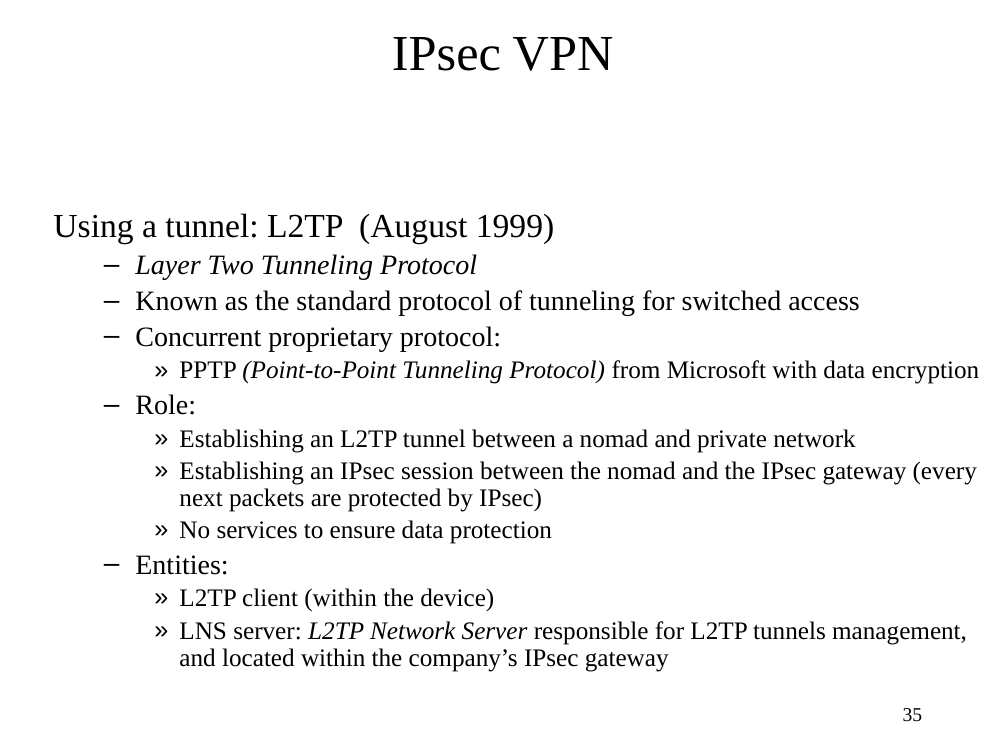
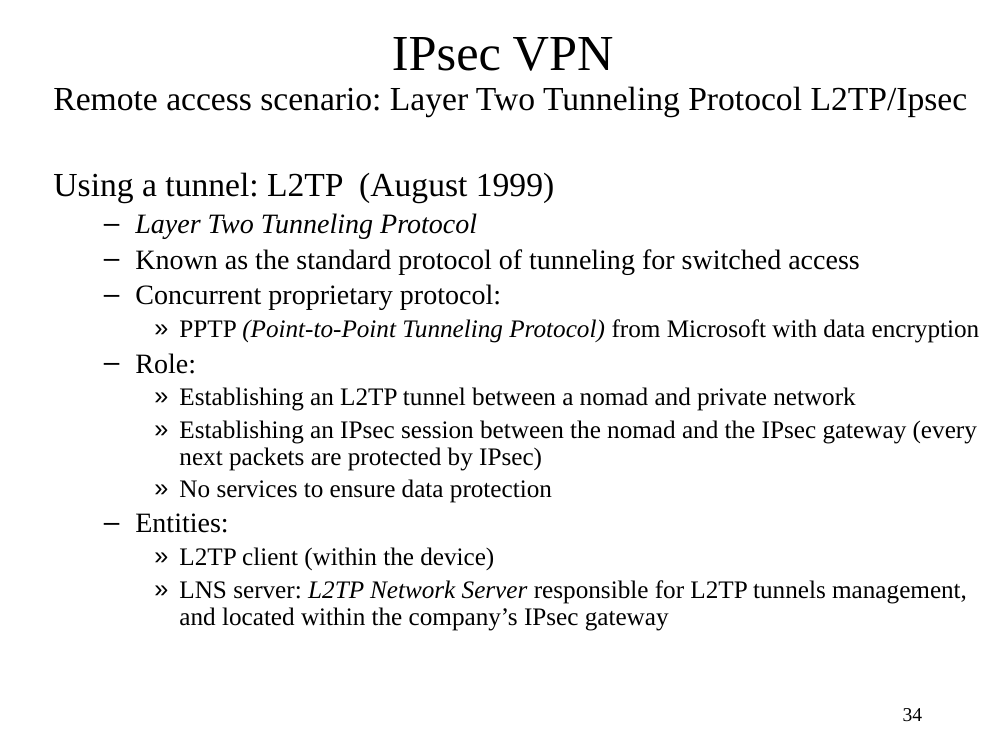
Before and after one commit to cs-uob/COMS20012, a slide deck: slide 34 of docs/lectures/2026/Week 5 - Security protocols and Private Network.pptx (slide 35 before the commit). Drawn at 1008x756 pixels with LibreOffice and Linux fonts; fonts in the diff are those of the drawing. Boxes give left, top, right and bottom in pixels: in the first picture for what was removed or moved away, otherwise in the second. Text is boxed around its words. In the diff, an @@ line names an element or a change of style, - is before the commit and + after.

```diff
--- a/docs/lectures/2026/Week 5 - Security protocols and Private Network.pptx
+++ b/docs/lectures/2026/Week 5 - Security protocols and Private Network.pptx
@@ text "Remote access scenario: Layer Two ...": place and size @@
-text "Remote access scenario: Layer Two ..." at [53,213,980,672]
+text "Remote access scenario: Layer Two ..." at [53,86,980,631]
@@ text at [53,86,968,116]: paragraph added @@
+Remote access scenario: Layer Two Tunneling Protocol L2TP/Ipsec
@@ page number at [903,708,923,722]: text changed @@
-35
+34
```
Also in this commit, not shown: 8 other slides changed, 1 slide removed.
